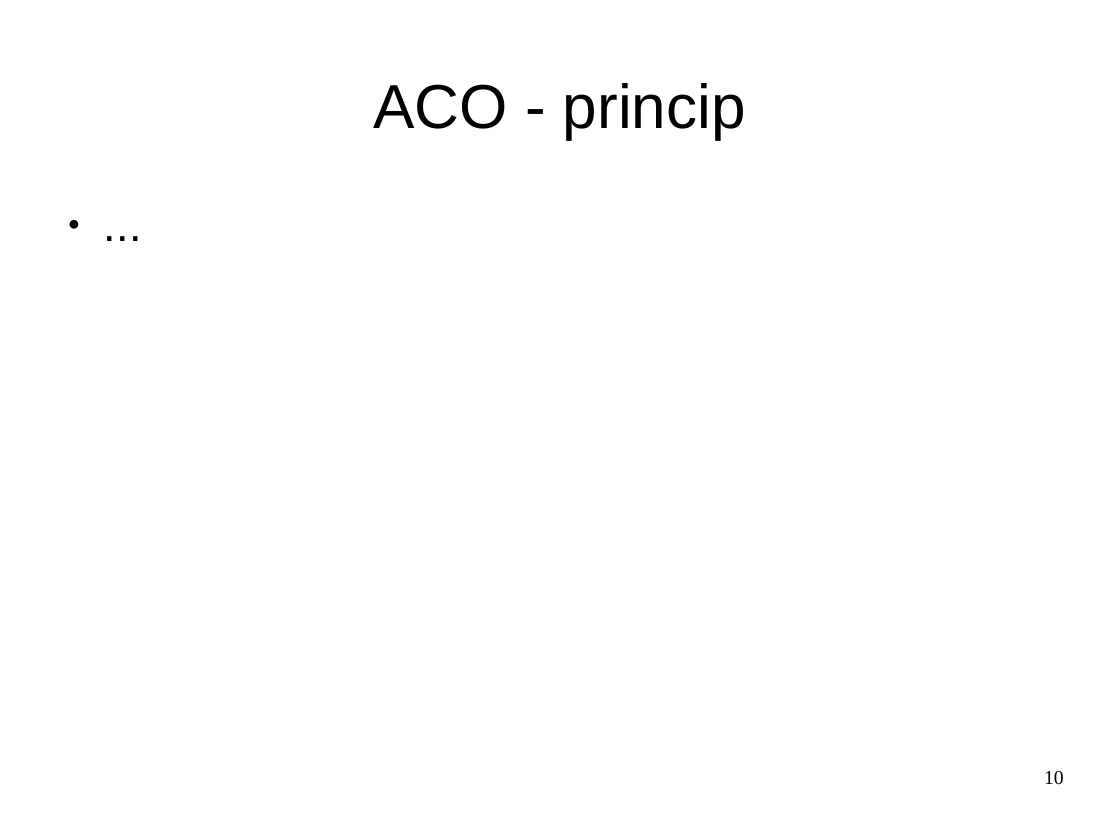
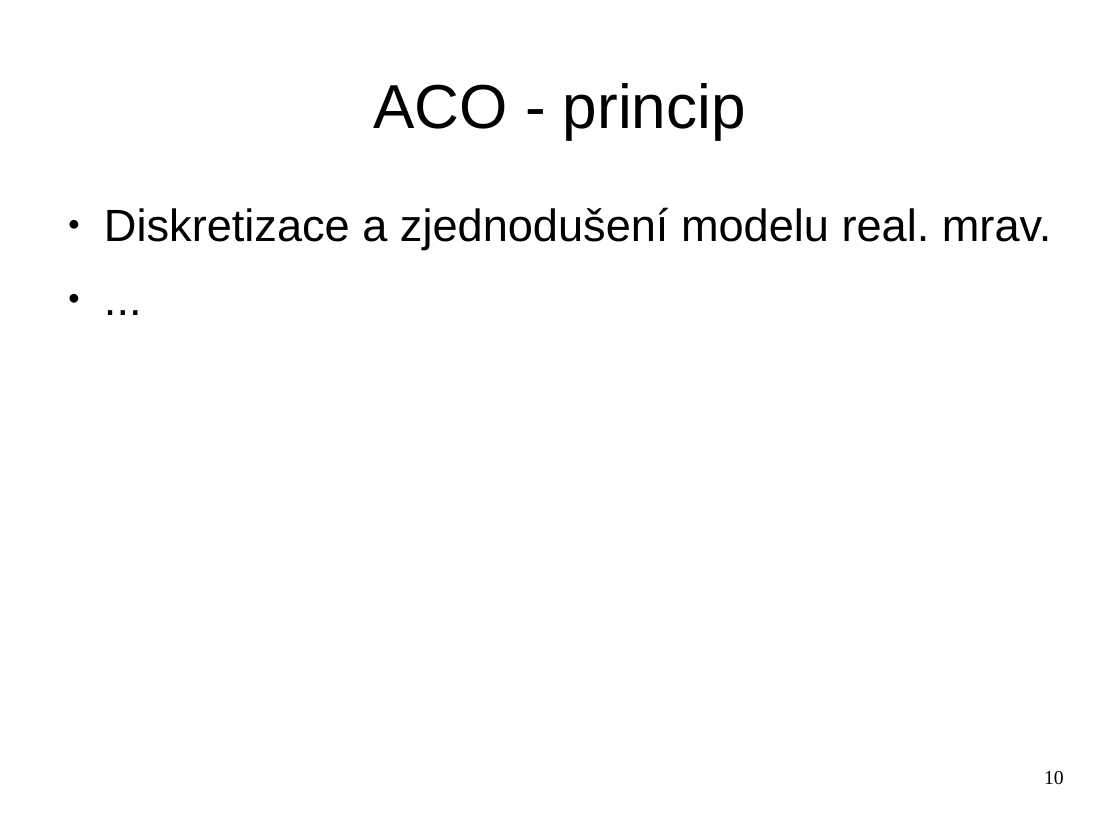
Before and after one commit to hellerstanislav/sin, a slide deck: slide 10 of presentation/swarm.odp. Drawn at 1120x840 pixels with LibreOffice and Linux fonts; fonts in the diff are those of the drawing. Boxes give left, top, right and bottom in pixels: in the first picture for what was removed or moved away, otherwise in the second. Text is boxed around its words. In the diff, an @@ line names an element or a change of style, - is before the commit and + after.

```diff
--- a/presentation/swarm.odp
+++ b/presentation/swarm.odp
@@ text at [104, 207, 1052, 250]: paragraph added @@
+● Diskretizace a zjednodušení modelu real. mrav.
```
Also in this commit, not shown: 5 other slides changed, 5 other files.
